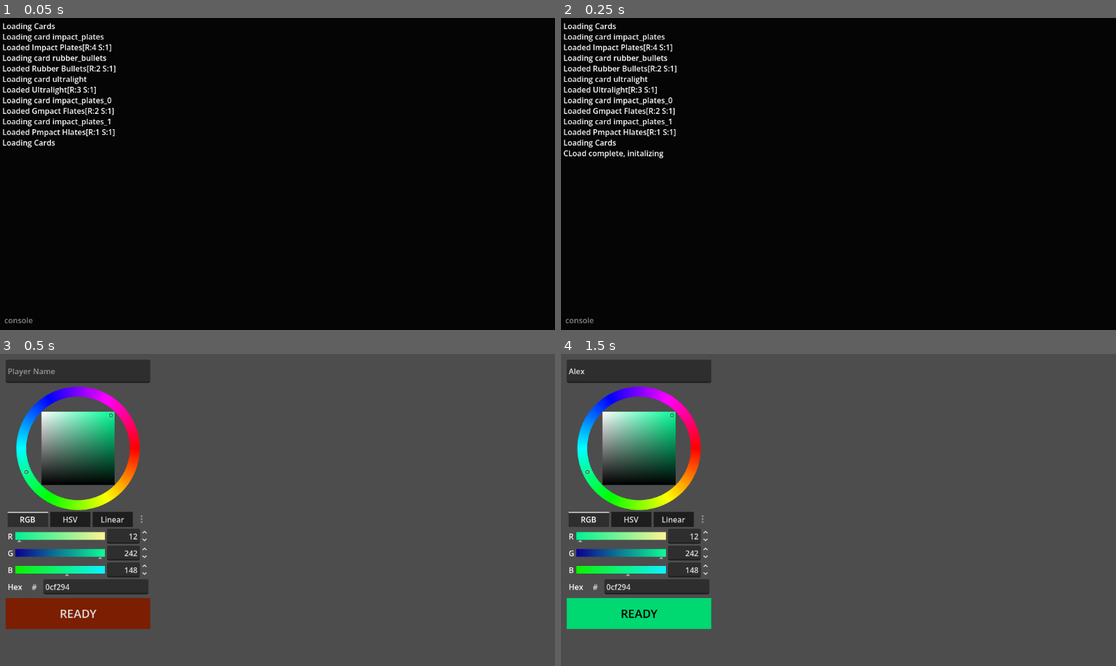
Above: before the commit, frames 1-4 (two rows, left to right).
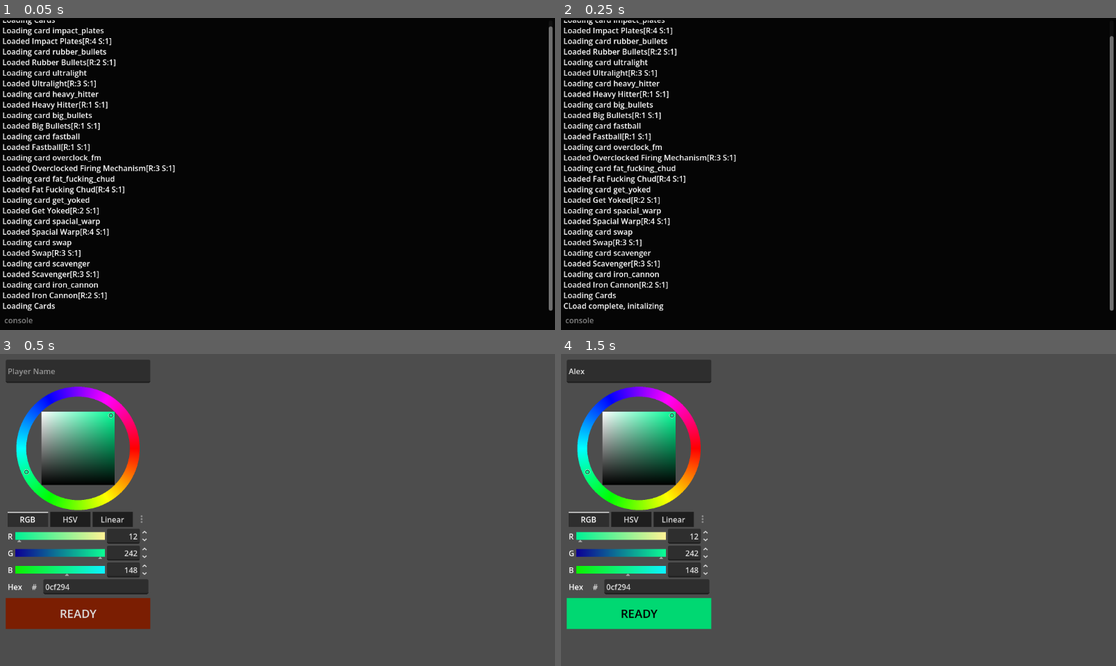
Above: after the commit, the same moments.

Repository: RemRemEgg/untitledgame5
Game: Godot game, scene res://ui/dummy_init_load.tscn
Same seed, same stepped clock (60 frames per second), same inputs: the game is played once before the commit and once after it.
Inputs (mouse positions are in pixels of both pictures, inside the frame that each line leads up to):
- Up to frame 1 (0.05 s): no input
- Up to frame 2 (0.25 s): no input
- Up to frame 3 (0.5 s): no input
- Up to frame 4 (1.5 s): click (638, 372) at 0.52 s; type "Alex" at 0.6 s; click "READY" at 1.25 s

The runs differ from the first frame. In frame 1, 7.8% of the frame differs, in the area x 0-100%, y 0-94%; in frame 2, 8.0%; in frame 3, nothing differs; in frame 4, nothing differs.
Error in both runs: Out of bounds get index '1' (on base: 'Dictionary[int, PlayerInfo]') (res://network.gd:145)

Commit message:
card deck setup

Diff:
--- a/game/card.gd
+++ b/game/card.gd
@@ -1,17 +1,15 @@
 class_name Card
 extends RefCounted
 
-const CARD_DISPLAY := preload("uid://b5ava4xusp4lu")
 const CARD_3D_WRAPPER := preload("uid://tp7ecpbxfw28")
 
 
 static var ALL_CARDS: Array[Card] = []
-
-const OUTLINE_COMMON := preload("uid://cr73ecy66f8or") as ShaderMaterial
-const OUTLINE_UNUSUAL := preload("uid://b8j6y8svxyb2q") as ShaderMaterial
-const OUTLINE_RARE = preload("uid://fif1sx8k4w8f") as ShaderMaterial
-const OUTLINE_EPIC = preload("uid://caexkypvp4txu") as ShaderMaterial
-
+static var DECKS: Array[CardDeck]
+
+static var BASE_DECK: CardDeck
+static var BLOCK_DECK: CardDeck
+static var TEMP_DECK: CardDeck
 
 # TODO event hooks
 
@@ -29,7 +27,7 @@
 
 #            INTERNAL         GREEN          YELLOW          BLUE         PURPLE
 enum {RARITY_INTERNAL, RARITY_COMMON, RARITY_UNUSUAL, RARITY_RARE, RARITY_EPIC}
-const RARITY_COLORS: Array[StringName] = [&"#555555", &"22dd66", &"ccc022", &"1177dd", &"cb22bb"]
+const RARITY_COLORS: Array[StringName] = [&"#555555", &"1ad933", &"fff200", &"33cce6", &"ff00ff"]
 # NYI
 enum {STYLE_INTERNAL, STYLE_BASIC}
 
@@ -55,6 +53,7 @@
 	return Card.ALL_CARDS[idx]
 
 
+## [b]TODO documentation needs rework[/b][br]
 ## Adds a new card to the main card pool
 ##[br][br][b]uuid[/b]: Internal id of the card, must be unique, only a-z,0-9,_ allowed. ex &"impact_plates"
 ##[br][br][b]name[/b]: Display name of the card, max 16 chars. ex &"Impact Plates"
@@ -118,7 +117,7 @@
 ##		)
 ##)
 ##[/codeblock]
-static func register_card(uuid_: StringName, name_: StringName, abbv_: StringName, rarity_: int, style_: int, spider_: Array[float], desc_: StringName, effect: Callable) -> void:
+static func register_card(deck: CardDeck, uuid_: StringName, name_: StringName, abbv_: StringName, rarity_: int, style_: int, spider_: Array[float], desc_: StringName, effect: Callable) -> void:
 	Console.print(&"Loading card %s" % uuid_)
 
 	var uuid_exists := ALL_CARDS.find_custom(func(c:Card)->bool: return c.uuid == uuid_) + 1
@@ -151,36 +150,28 @@
 					.replace(&"$n", &"[color=red]")\
 					.replace(&"$s", &"[color=aqua]") + &"[/color]"
 	card.card_effect = effect
-	card.display = build_display(card)
+	card.display = CardDisplay.from_card(card, deck)
 	card.wrapper_3d = CARD_3D_WRAPPER.instantiate() as Sprite3D
 	card.wrapper_3d.get_child(0).add_child(card.display)
 
 	ALL_CARDS.append(card)
+	deck.cards.append(card)
 	Console.print(&"Loaded %s" % card)
 
 
-static func build_display(card: Card) -> CardDisplay: # TODO make part of carddisplay
-	var cdisp := CARD_DISPLAY.instantiate() as CardDisplay
-
-	(cdisp.get_node(^"content/vbox/name") as Label).text = card.name
-	(cdisp.get_node(^"content/vbox/desc") as RichTextLabel).text = card.desc
-	match card.rarity:
-		RARITY_COMMON: (cdisp.get_node(^"extras/outline") as Panel).material = OUTLINE_COMMON
-		RARITY_UNUSUAL:(cdisp.get_node(^"extras/outline") as Panel).material = OUTLINE_UNUSUAL
-		RARITY_RARE:(cdisp.get_node(^"extras/outline") as Panel).material = OUTLINE_RARE
-		RARITY_EPIC:(cdisp.get_node(^"extras/outline") as Panel).material = OUTLINE_EPIC
-
-	var sg := cdisp.get_node(^"extras/spider_graph") as SpiderGraph
-	sg.values = card.spider
-	sg.data_outline_color = spider_to_color(card.spider)
-	sg.recalculate_graph()
-
-	return cdisp
-
-
-static func register_all_cards() -> bool:
+static func register_all_decks() -> void:
+	BASE_DECK = CardDeck.new(&"base", load("res://textures/cards/card_example.png") as Texture2D)
+	DECKS.append(BASE_DECK)
+	BLOCK_DECK = CardDeck.new(&"block", load("res://textures/cards/card_example_2.png") as Texture2D)
+	DECKS.append(BLOCK_DECK)
+	TEMP_DECK = CardDeck.new(&"temp", load("res://textures/cards/card_example_3.png") as Texture2D)
+	DECKS.append(TEMP_DECK)
+
+
+
+static func register_all_cards() -> void:
 	@warning_ignore_start("unused_parameter")
-	register_card(&"impact_plates", &"Impact Plates", &"IP", RARITY_EPIC, STYLE_BASIC,
+	register_card(BLOCK_DECK, &"impact_plates", &"Impact Plates", &"IP", RARITY_EPIC, STYLE_BASIC,
 		[.77, 0.0, 0.0, 0.0, 0.0, 0.0],
 		&"$dConverts 35% of damage taken to knockback taken\n\
 		$p+20 Max Health\n\
@@ -188,8 +179,8 @@
 		-10% Jump Height",
 		func(player: Player, gun: ProcGun, proj: ProcProj) -> void:
 			player.max_health.adder += 20.0
-			player.speed.multiplier -= 0.2
-			player.jump.multiplier -= 0.1
+			player.speed.multiplier *= 0.8
+			player.jump.multiplier *= 0.9
 			hook(player.damage_hooks, func(de:DamageEvent) -> DamageEvent:
 				var amount := clampf(de.damage / player.max_health.value, 0.0, 1.0)
 				de.knockback += de.knockback.normalized() * amount * 10.0
@@ -198,174 +189,177 @@
 			)
 	)
 
-	register_card(&"rubber_bullets", &"Rubber Bullets", &"RB", RARITY_UNUSUAL, STYLE_BASIC,
+	register_card(BASE_DECK, &"rubber_bullets", &"Rubber Bullets", &"RB", RARITY_UNUSUAL, STYLE_BASIC,
 		[.77, 0.0, 0.0, 0.0, 0.0, 0.0],
 		&"$dBoing!\n\
 		$p+1 Bullet Bounce\n\
 		$n-15% Bullet Damage",
 		func(player: Player, gun: ProcGun, proj: ProcProj) -> void:
 			proj.bounces.adder += 1
-			proj.damage.multiplier -= 0.15
-	)
-
-	register_card(&"ultralight", &"Ultralight", &"UL", RARITY_RARE, STYLE_BASIC,
+			proj.damage.multiplier *= 0.85
+	)
+
+	register_card(TEMP_DECK, &"ultralight", &"Ultralight", &"UL", RARITY_RARE, STYLE_BASIC,
 		[-0.5, 0.0, 1.5, 0.0, 0.0, 0.0],
 		&"$dNow with 10% more Speed per Speed!\n\
 		$p+100% Movement Speed\n\
 		+50% Acceleration\n\
 		$n+100% Knockback Taken",
 		func(player: Player, gun: ProcGun, proj: ProcProj) -> void:
-			player.speed.multiplier += 1.0
-			player.accel.multiplier += 0.5
+			player.speed.multiplier *= 2.0
+			player.accel.multiplier *= 1.5
 			player.damage_hooks.append(func(de:DamageEvent) -> DamageEvent:
 				de.knockback *= 2.0
 				return de
 			)
 	)
 
-	seed(12354678)
-	for i in 2:
-		var a := String.chr(65+randi_range(0, 25))
-		var b := String.chr(65+randi_range(0, 25))
-		register_card(&"impact_plates_%s"%i, &"%smpact %slates"%[a,b], &"%s%s"%[a,b], randi_range(RARITY_COMMON, RARITY_EPIC), STYLE_BASIC,
-			[.77, 0.0, 0.0, 0.0, 0.0, 0.0],
-			&"$dConverts 35% of damage taken to knockback taken\n\
-			$p+20 Max Health\n\
-			$n-20% Speed\n\
-			-10% Jump Height",
-			func(player: Player, gun: ProcGun, proj: ProcProj) -> void:
-				player.max_health.adder += 20.0
-				player.speed.multiplier -= 0.2
-				player.jump.multiplier -= 0.1
-				hook(player.damage_hooks, func(de:DamageEvent) -> DamageEvent:
-					var amount := clampf(de.damage / player.max_health.value, 0.0, 1.0)
-					de.knockback += de.knockback.normalized() * amount * 10.0
-					de.damage *= 0.65
-					return de
-				)
-		)
-
-
-
-	#register_card(&"Free Bounce", RARITY_UNUSUAL, STYLE_BASIC,
-		#&"[color=green]+1 Bounce\n\
-		#[color=red]-1 Bitches[/color]",
-		#func(player: Player, gun: ProcGun, proj: ProcProj) -> void:
-		#proj.bounces += 1
-		#)
-
-	#register_card(&"Heavy Hitter", RARITY_COMMON, STYLE_BASIC,
-		#&"[color=green]+40% Damage\n\
-		#[color=red]-10% Fire Rate[/color]",
-		#func(player: Player, gun: ProcGun, proj: ProcProj) -> void:
-		#proj.damage *= 1.4
-		#gun.fire_rate *= 0.9
+
+	#seed(12354678)
+	#for i in 2:
+		#var a := String.chr(65+randi_range(0, 25))
+		#var b := String.chr(65+randi_range(0, 25))
+		#register_card(BASE_DECK, &"base_card_%s"%i, &"%sase %sard"%[a,b], &"%s%s"%[a,b], randi_range(RARITY_COMMON, RARITY_EPIC), STYLE_BASIC,
+			#[-1.0, -0.5, -1.0, 1.0, 0.5, 1.0],
+			#&"$dExample $sBASE$d card for debugging\n\
+			#$p+0 Everything\n\
+			#$n-0 Nothing",
+			#func(player: Player, gun: ProcGun, proj: ProcProj) -> void: pass
 		#)
 	#
-	#register_card(&"Big Bullets", RARITY_COMMON, STYLE_BASIC,
-		#&"[color=green]+100% Bullet Size\n\
-		#[color=red]-40% Bullet Speed[/color]",
-		#func(player: Player, gun: ProcGun, proj: ProcProj) -> void:
-		#proj.scale *= 2.0 # TODO fix: projectiles are synced before card effect applies
-		#gun.b_speed *= 0.60
+	#for i in 2:
+		#var a := String.chr(65+randi_range(0, 25))
+		#var b := String.chr(65+randi_range(0, 25))
+		#register_card(BLOCK_DECK, &"block_card_%s"%i, &"%slock %sard"%[a,b], &"%s%s"%[a,b], randi_range(RARITY_COMMON, RARITY_EPIC), STYLE_BASIC,
+			#[1.0, 2.0, 0.5, -1.0, -2.0, -3.0],
+			#&"$dExample $sBLOCK$d card for debugging\n\
+			#$p+0 Everything\n\
+			#$n-0 Nothing",
+			#func(player: Player, gun: ProcGun, proj: ProcProj) -> void: pass
 		#)
 	#
-	#register_card(&"Fastball", RARITY_COMMON, STYLE_BASIC,
-		#&"[color=green]+30% Bullet Speed\n\
-		#[color=red]-10% Fire Rate[/color]",
-		#func(player: Player, gun: ProcGun, proj: ProcProj) -> void:
-		#gun.b_speed *= 1.30
-		#gun.fire_rate *= 0.90
+	#for i in 2:
+		#var a := String.chr(65+randi_range(0, 25))
+		#var b := String.chr(65+randi_range(0, 25))
+		#register_card(TEMP_DECK, &"temp_card_%s"%i, &"%semp %sard"%[a,b], &"%s%s"%[a,b], randi_range(RARITY_COMMON, RARITY_EPIC), STYLE_BASIC,
+			#[-1.0, 1.0, -1.0, 1.0, -1.0, 1.0],
+			#&"$dExample $sTEMP$d card for debugging\n\
+			#$p+0 Everything\n\
+			#$n-0 Nothing",
+			#func(player: Player, gun: ProcGun, proj: ProcProj) -> void: pass
 		#)
-	#
-	#register_card(&"Overclocked Firing Mechanism", RARITY_RARE, STYLE_BASIC,
-		#&"[color=green]+100% Gun Rate of Fire\n\
-		#+4 Clip Size\n\
-		#[color=red]-60% Damage\n\
-		#+0.5 Reload Time[/color]",
-		#func(player: Player, gun: ProcGun, proj: ProcProj) -> void:
-		#gun.fire_rate *= 2.0
-		#gun.clip_size += 4
-		#proj.damage *= 0.4
-		#gun.reload_time += 0.5
-		#)
-	#
-	#register_card(&"Fat Fucking Chud", RARITY_EPIC, STYLE_BASIC,
-		#&"[color=green]+100% Health\n\
-		#[color=red]-10% Speed\n\
-		#-10% Jump Height\n\
-		#-10% Acceleration",
-		#func(player: Player, gun: ProcGun, proj: ProcProj) -> void:
-		#player.max_health *= 2.0
-		#player.speed *= 0.9
-		#player.jump *= 0.9
-		#player.accel *= 0.9
-		#)
-	#
-	#register_card(&"Get Yoked", RARITY_UNUSUAL, STYLE_BASIC,
-		#&"[color=green]+15% Speed\n\
-		#+15% Jump\n\
-		#+15% Acceleration\n\
-		#+1 Max Stamina",
-		#func(player: Player, gun: ProcGun, proj: ProcProj) -> void:
-		#player.speed *= 1.15
-		#player.jump *= 1.15**0.5 # jump might be exp
-		#player.accel *= 1.15
-		#player.stamina_max += 1
-		#)
-	#
-	#register_card(&"Spacial Warp", RARITY_EPIC, STYLE_BASIC,
-		#&"[color=green]Warp objects to projectile on hit",
-		#func(player: Player, gun: ProcGun, proj: ProcProj) -> void:
-		#proj.collide_hooks.append(func(bullet:Projectile,collider:CollisionObject3D) -> void:
-			#Network.move_object.rpc(collider.get_path(), bullet.position)
-			#)
-		#)
-	#
-	#register_card(&"Swap", RARITY_RARE, STYLE_BASIC,
-		#&"[color=green]Swap positions with a player you hit",
-		#func(player: Player, gun: ProcGun, proj: ProcProj) -> void:
-		#proj.damage_hooks.append(func(bullet:Projectile,hit_player:Player) -> void:
-			#var pos := hit_player.position
-			#Network.move_object.rpc(hit_player.get_path(), player.position)
-			#player.position = pos
-			#)
-		#)
-	#
-	#register_card(&"Scavenger", RARITY_RARE, STYLE_BASIC,
-		#&"[color=green]Reloads 1 bullet into your mag upon player hit\n\
-		#[color=red]-50% Fire Rate[/color]",
-		#func(player: Player, gun: ProcGun, proj: ProcProj) -> void:
-		#gun.fire_rate *= 0.5
-		#proj.damage_hooks.append(func(bullet:Projectile,hit_player:Player) -> void:
-			#player.gun.clip = mini(gun.clip_size, player.gun.clip+1)
-			#)
-		#)
-	#
-	#register_card(&"Ultralight", RARITY_RARE, STYLE_BASIC,
-		#&"[color=green]2x Movement Speed\n\
-		#[color=red]2x Knockback taken",
-		#func(player: Player, gun: ProcGun, proj: ProcProj) -> void:
-		#player.speed *= 2.0
-		#player.damage_hooks.append(func(de:DamageEvent) -> DamageEvent:
-			#de.knockback *= 2.0
-			#return de
-			#)
-		#)
-	#
-	#register_card(&"Iron Cannon", RARITY_UNUSUAL, STYLE_BASIC,
-		#&"[color=green]+25 Knockback\n\
-		#+25% Bullet Size\n\
-		#+15% Damage\n\
-		#[color=red]-50% Fire Rate\n\
-		#-2 Ammo[/color]",
-		#func(player: Player, gun: ProcGun, proj: ProcProj) -> void:
-		#proj.knockback += 25.0
-		#proj.scale *= 1.25
-		#proj.damage *= 1.15
-		#gun.fire_rate *= 0.5
-		#gun.clip_size -= 2
-		#)
+
+
+	register_card(BASE_DECK, &"heavy_hitter", &"Heavy Hitter", &"HV", RARITY_COMMON, STYLE_BASIC,
+		[0.0, 0.0, 0.0, 0.0, 0.0, 0.0],
+		&"[color=green]+40% Damage\n\
+		[color=red]-10% Fire Rate[/color]",
+		func(player: Player, gun: ProcGun, proj: ProcProj) -> void:
+			proj.damage.multiplier *= 1.4
+			gun.fire_rate.multiplier *= 0.9
+	)
+
+	register_card(BASE_DECK, &"big_bullets", &"Big Bullets", &"BB", RARITY_COMMON, STYLE_BASIC,
+		[0.0, 0.0, 0.0, 0.0, 0.0, 0.0],
+		&"[color=green]+100% Bullet Size\n\
+		[color=red]-40% Bullet Speed[/color]",
+		func(player: Player, gun: ProcGun, proj: ProcProj) -> void:
+			proj.scale.multiplier *= 2.0 # TODO fix: projectiles are synced before card effect applies
+			gun.b_speed.multiplier *= 0.6
+	)
+
+	register_card(BASE_DECK, &"fastball", &"Fastball", &"FB", RARITY_COMMON, STYLE_BASIC,
+		[0.0, 0.0, 0.0, 0.0, 0.0, 0.0],
+		&"[color=green]+30% Bullet Speed\n\
+		[color=red]-10% Fire Rate[/color]",
+		func(player: Player, gun: ProcGun, proj: ProcProj) -> void:
+			gun.b_speed.multiplier *= 1.3
+			gun.fire_rate.multiplier *= 0.9
+	)
+
+	register_card(BASE_DECK, &"overclock_fm", &"Overclocked Firing Mechanism", &"OC", RARITY_RARE, STYLE_BASIC,
+		[0.0, 0.0, 0.0, 0.0, 0.0, 0.0],
+		&"[color=green]+100% Gun Rate of Fire\n\
+		+4 Clip Size\n\
+		[color=red]-50% Damage\n\
+		+0.5s Reload Time[/color]",
+		func(player: Player, gun: ProcGun, proj: ProcProj) -> void:
+			gun.fire_rate.multiplier *= 2.0
+			gun.clip_size.adder += 4
+			proj.damage.multiplier *= 0.5
+			gun.reload_time.adder += 0.5
+	)
+
+	register_card(BLOCK_DECK, &"fat_fucking_chud", &"Fat Fucking Chud", &"FC", RARITY_EPIC, STYLE_BASIC,
+		[0.0, 0.0, 0.0, 0.0, 0.0, 0.0],
+		&"[color=green]+100% Health\n\
+		[color=red]-10% Speed\n\
+		-10% Jump Height\n\
+		-10% Acceleration",
+		func(player: Player, gun: ProcGun, proj: ProcProj) -> void:
+			player.max_health.multiplier *= 2.0
+			player.speed.multiplier *= 0.9
+			player.jump.multiplier *= 0.9
+			player.accel.multiplier *= 0.9
+	)
+
+	register_card(BLOCK_DECK, &"get_yoked", &"Get Yoked", &"GY", RARITY_UNUSUAL, STYLE_BASIC,
+		[0.0, 0.0, 0.0, 0.0, 0.0, 0.0],
+		&"[color=green]+15% Speed\n\
+		+15% Jump\n\
+		+15% Acceleration\n\
+		+1 Max Stamina",
+		func(player: Player, gun: ProcGun, proj: ProcProj) -> void:
+			player.speed.multiplier *= 1.15
+			player.jump.multiplier *= 1.07238052947636087 # jump might be exp
+			player.accel.multiplier *= 1.15
+			player.stamina_max.adder += 1
+	)
+
+	register_card(TEMP_DECK, &"spacial_warp", &"Spacial Warp", &"SW", RARITY_EPIC, STYLE_BASIC,
+		[0.0, 0.0, 0.0, 0.0, 0.0, 0.0],
+		&"[color=green]Warp objects to projectile on hit",
+		func(player: Player, gun: ProcGun, proj: ProcProj) -> void:
+			proj.collide_hooks.append(func(bullet:Projectile,collider:CollisionObject3D) -> void:
+				Network.move_object.rpc(collider.get_path(), bullet.position)
+			)
+	)
+
+	register_card(TEMP_DECK, &"swap", &"Swap", &"SW", RARITY_RARE, STYLE_BASIC,
+		[0.0, 0.0, 0.0, 0.0, 0.0, 0.0],
+		&"[color=green]Swap positions with a player you hit",
+		func(player: Player, gun: ProcGun, proj: ProcProj) -> void:
+			proj.damage_hooks.append(func(bullet:Projectile,hit_player:Player) -> void:
+				var pos := hit_player.position
+				Network.move_object.rpc(hit_player.get_path(), player.position)
+				player.position = pos
+			)
+	)
+
+	register_card(TEMP_DECK, &"scavenger", &"Scavenger", &"SC", RARITY_RARE, STYLE_BASIC,
+		[0.0, 0.0, 0.0, 0.0, 0.0, 0.0],
+		&"[color=green]Reloads 1 bullet into your mag upon player hit\n\
+		[color=red]-50% Fire Rate[/color]",
+		func(player: Player, gun: ProcGun, proj: ProcProj) -> void:
+			gun.fire_rate.multiplier *= 0.5
+			proj.damage_hooks.append(func(bullet:Projectile,hit_player:Player) -> void:
+				player.gun.clip = mini(gun.clip_size.value_int, player.gun.clip+1)
+			)
+	)
+
+	register_card(BASE_DECK, &"iron_cannon", &"Iron Cannon", &"IC", RARITY_UNUSUAL, STYLE_BASIC,
+		[0.0, 0.0, 0.0, 0.0, 0.0, 0.0],
+		&"[color=green]+25 Knockback\n\
+		+25% Bullet Size\n\
+		+15% Damage\n\
+		[color=red]-50% Fire Rate\n\
+		-2 Ammo[/color]",
+		func(player: Player, gun: ProcGun, proj: ProcProj) -> void:
+			proj.knockback.adder += 25.0
+			proj.scale.multiplier *= 1.25
+			proj.damage.multiplier *= 1.15
+			gun.fire_rate.multiplier *= 0.5
+			gun.clip_size.adder += -2
+	)
 
 	@warning_ignore_restore("unused_parameter")
-	return true
--- /dev/null
+++ b/game/carddeck.gd
@@ -0,0 +1,32 @@
+class_name CardDeck
+extends RefCounted
+
+var deck_name: StringName
+var card_art: Texture2D
+
+var cards: Array[Card]
+
+func _init(name: StringName, art: Texture2D) -> void:
+	deck_name = name
+	card_art = art
+
+
+func get_random_card() -> Card:
+	return cards[randi_range(0, cards.size()-1)] if !cards.is_empty() else null
+
+
+func get_random_cards(n: int, allow_duplicates: bool = true) -> Array[Card]:
+	var m := mini(n, cards.size())
+	if m == 0: return []
+	if m == 1: return [get_random_card()]
+
+	if allow_duplicates:
+		var arr: Array[Card] = []
+		arr.resize(n)
+		for i:int in n: arr[i] = get_random_card()
+		return arr
+
+	else:
+		var arr: Array[Card] = cards.duplicate(false) as Array[Card]
+		arr.shuffle()
+		return arr.slice(0, m)
--- a/game/procedurals/procgun.gd
+++ b/game/procedurals/procgun.gd
@@ -43,7 +43,7 @@
 	mod_stack.append(type)
 	mod_data.append_array(data)
 
-
+# TODO cleanup, bullets_per_shot
 func process(gun: Gun, trans: Transform3D, ownr: Entity, delta: float, can_fire: bool) -> void:
 	if gun.reload:
 		gun.reload -= delta
--- a/shaders/cards/outline_common.gdshader
+++ b/shaders/cards/outline_common.gdshader
@@ -11,5 +11,6 @@
 	p = abs(round(p) - p);
 	//           SHARPNESS
 	p = p / (p + 0.035);
+	p = min(1.0, p*1.6 );
 	COLOR = mix(HILIGHT_COLOR, BASE_COLOR, p);
 }
--- a/shaders/cards/outline_rare.gdshader
+++ b/shaders/cards/outline_rare.gdshader
@@ -32,7 +32,7 @@
 		//          -(COUNT/2) * (2/COUNT)
 		z = abs(z - 8.0)*0.125;
 		//                                                          SHAPE
-		float d = (pvec.x + pvec.y + z*z*z) - (abs(pvec.x - pvec.y)*1.05);
+		float d = (pvec.x + pvec.y + z*z*z) - (abs(pvec.x - pvec.y)*1.0);
 
 		min_d = min(min_d, d);
 	}
--- a/ui/cards/card_display.gd
+++ b/ui/cards/card_display.gd
@@ -1,5 +1,11 @@
 class_name CardDisplay
 extends TextureRect
+
+const CARD_DISPLAY := preload("uid://b5ava4xusp4lu")
+const OUTLINE_COMMON := preload("uid://cr73ecy66f8or") as ShaderMaterial
+const OUTLINE_UNUSUAL := preload("uid://b8j6y8svxyb2q") as ShaderMaterial
+const OUTLINE_RARE = preload("uid://fif1sx8k4w8f") as ShaderMaterial
+const OUTLINE_EPIC = preload("uid://caexkypvp4txu") as ShaderMaterial
 
 var background: ColorRect
 
@@ -9,11 +15,36 @@
 var card_desc: RichTextLabel
 
 var extras: Control
+var outline: Panel
 var spider_graph: SpiderGraph
 var card_icon: MarginContainer
 
 
-func _init() -> void:
+static func from_card(card: Card, deck: CardDeck) -> CardDisplay:
+	var cdisp := CARD_DISPLAY.instantiate() as CardDisplay
+	cdisp._node_initilization()
+
+	cdisp.texture = deck.card_art
+	cdisp.card_name.text = card.name
+	cdisp.card_desc.text = card.desc
+
+	match card.rarity:
+		Card.RARITY_COMMON: cdisp.outline.material = OUTLINE_COMMON
+		Card.RARITY_UNUSUAL: cdisp.outline.material = OUTLINE_UNUSUAL
+		Card.RARITY_RARE: cdisp.outline.material = OUTLINE_RARE
+		Card.RARITY_EPIC: cdisp.outline.material = OUTLINE_EPIC
+
+	cdisp.spider_graph.values = card.spider
+	cdisp.spider_graph.data_outline_color = Card.spider_to_color(card.spider)
+	cdisp.spider_graph.recalculate_graph()
+	(cdisp.card_icon.get_node(^"background") as ColorRect).color = Color(Card.RARITY_COLORS[card.rarity])
+	(cdisp.card_icon.get_node(^"background/abbv") as Label).text = card.abbv
+	(cdisp.card_icon.get_node(^"background/mult") as Label).text = &""
+
+	return cdisp
+
+
+func _node_initilization() -> void:
 	background = $background as ColorRect
 
 	content = $content as MarginContainer
@@ -22,8 +53,9 @@
 	card_desc = $content/vbox/desc as RichTextLabel
 
 	extras = $extras as Control
+	outline = $extras/outline as Panel
 	spider_graph = $extras/spider_graph as SpiderGraph
-	card_icon = $extras/card_icon as MarginContainer
+	card_icon = $extras/card_mini_icon as MarginContainer
 
 
 
--- a/ui/cards/card_display.tscn
+++ b/ui/cards/card_display.tscn
@@ -1,10 +1,9 @@
 [gd_scene format=3 uid="uid://b5ava4xusp4lu"]
 
-[ext_resource type="Texture2D" uid="uid://ctd1rux31n1ru" path="res://textures/cards/card_example.png" id="1_m1mul"]
+[ext_resource type="Texture2D" uid="uid://dxacs6c330q5v" path="res://textures/cards/card_example_2.png" id="1_m1mul"]
 [ext_resource type="Script" uid="uid://b842d5orwjbbc" path="res://ui/spider_graph.gd" id="2_m1mul"]
 [ext_resource type="Script" uid="uid://b7ao38spyywla" path="res://ui/cards/card_display.gd" id="2_p1uqy"]
 [ext_resource type="Theme" uid="uid://bg5liorxv7qwu" path="res://ui/ui_theme.tres" id="2_y4850"]
-[ext_resource type="Material" uid="uid://fif1sx8k4w8f" path="res://shaders/cards/outline_rare.tres" id="3_m1mul"]
 [ext_resource type="PackedScene" uid="uid://ba8bixelqjeyx" path="res://ui/cards/card_icon.tscn" id="6_5kb46"]
 
 [sub_resource type="SystemFont" id="SystemFont_m1mul"]
@@ -32,6 +31,7 @@
 noise = SubResource("FastNoiseLite_hhwgi")
 
 [sub_resource type="StyleBoxFlat" id="StyleBoxFlat_05gny"]
+resource_local_to_scene = true
 draw_center = false
 border_width_left = 8
 border_width_top = 8
@@ -40,6 +40,10 @@
 corner_radius_top_left = 8
 corner_radius_bottom_right = 8
 corner_detail = 1
+
+[sub_resource type="Theme" id="Theme_y4850"]
+resource_local_to_scene = true
+Panel/styles/panel = SubResource("StyleBoxFlat_05gny")
 
 [node name="card_display" type="TextureRect" unique_id=2030955788]
 custom_minimum_size = Vector2(256, 384)
@@ -127,14 +131,13 @@
 grow_vertical = 2
 
 [node name="outline" type="Panel" parent="extras" unique_id=1491946273]
-material = ExtResource("3_m1mul")
 layout_mode = 1
 anchors_preset = 15
 anchor_right = 1.0
 anchor_bottom = 1.0
 grow_horizontal = 2
 grow_vertical = 2
-theme_override_styles/panel = SubResource("StyleBoxFlat_05gny")
+theme = SubResource("Theme_y4850")
 
 [node name="spider_graph" type="Control" parent="extras" unique_id=1636597622]
 z_index = 1
--- a/ui/cards/cards_menu.gd
+++ b/ui/cards/cards_menu.gd
@@ -25,7 +25,6 @@
 	flip_animations.resize(selection.size())
 	flip_animations.fill(-1.0)
 	for card in selection:
-		card.display._init() # TODO fix
 		card.display.set_face_up(false)
 
 	reset_card_displays()
--- a/ui/console.gd
+++ b/ui/console.gd
@@ -40,6 +40,7 @@
 
 func load_cards() -> void:
 	load_status += 1
+	Card.register_all_decks()
 	Card.register_all_cards()
 
 func load_resources() -> void:
Not shown, added: game/carddeck.gd.uid
Binary file added: textures/cards/card_example_2.png
Not shown, added: textures/cards/card_example_2.png.import
Binary file added: textures/cards/card_example_3.png
Not shown, added: textures/cards/card_example_3.png.import
Not shown, changed: textures/cards/card_example.pyxel
Not shown, added: textures/cards/card_example_2.pyxel
Not shown, added: textures/cards/card_example_3.pyxel
